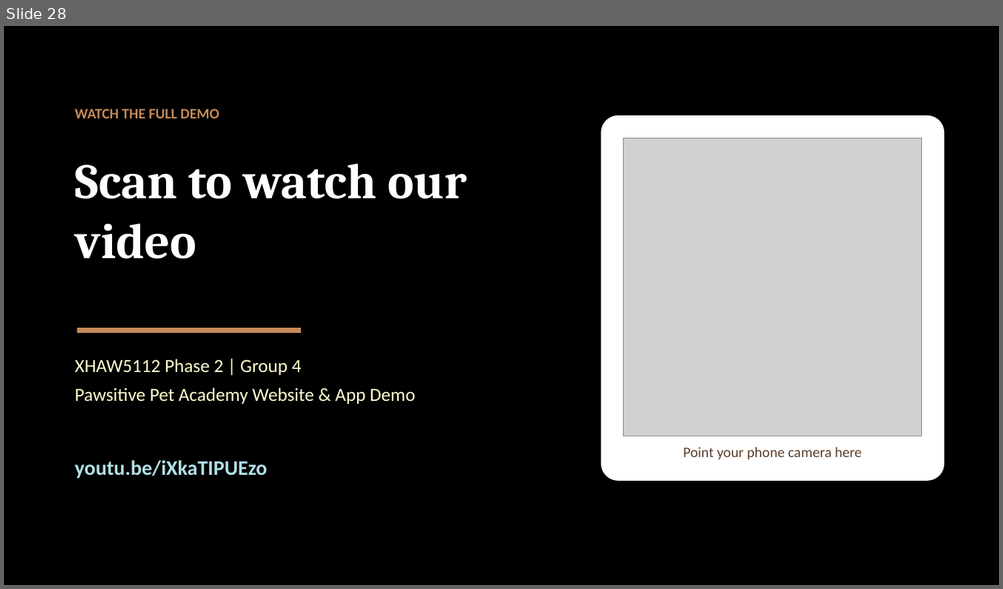
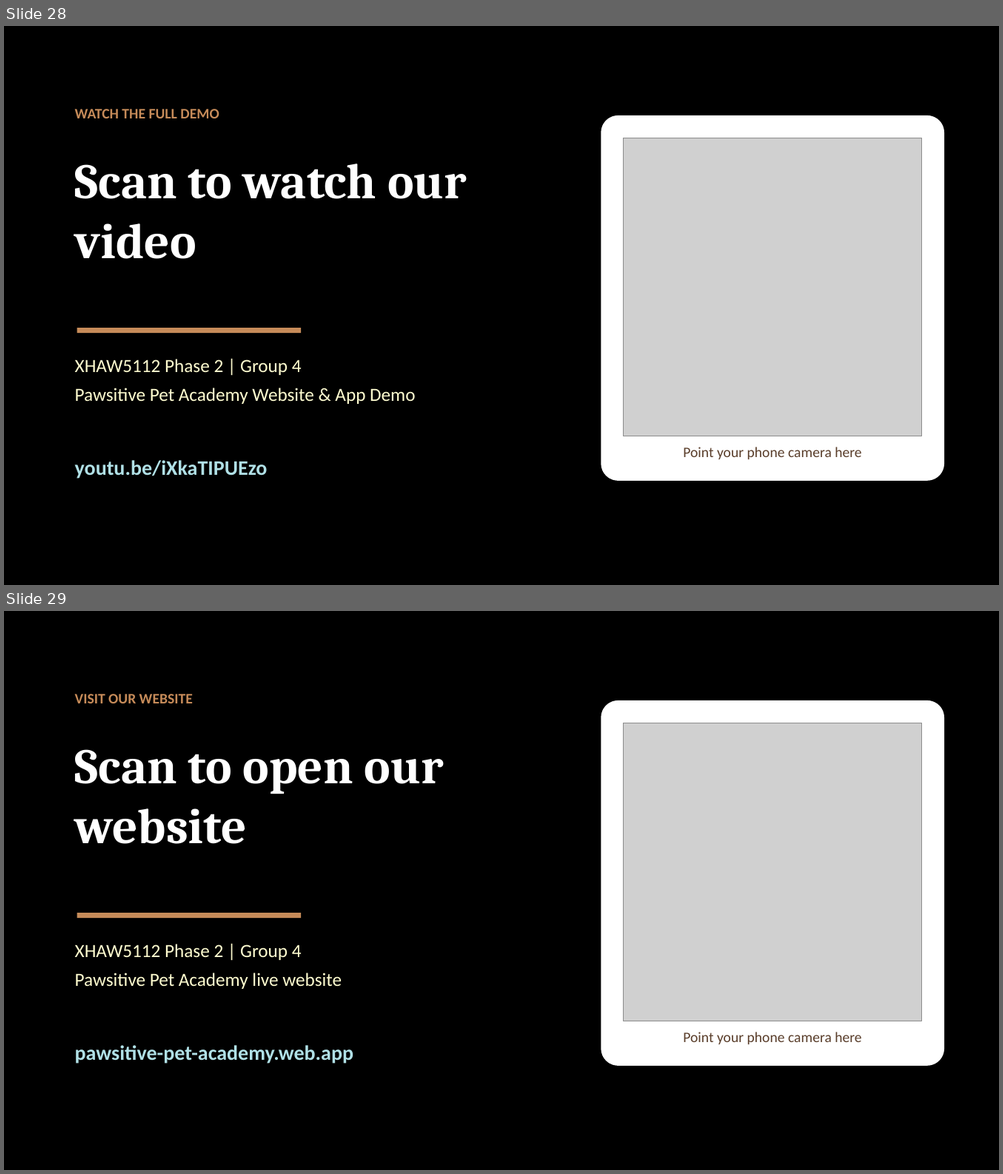
Before and after one commit to Mozamotala/Pawsitive, a slide deck: Pawsitive_Full_Presentation_v11.pptx. Shown one above the other, each under a label of ours: slide 28 before the commit, slides 28 and 29 after it. The pictures are 1003x589 and 1003x1174 pixels, drawn with LibreOffice and Linux fonts; fonts in the diff are those of the drawing; grey boxes stand for pictures. Boxes give left, top, right and bottom in pixels: in the first picture for what was removed or moved away, otherwise in the second. Text is boxed around its words. In the diff, an @@ line names an element or a change of style, - is before the commit and + after.

```diff
--- a/Pawsitive_Full_Presentation_v11.pptx
+++ b/Pawsitive_Full_Presentation_v11.pptx
@@ slide 29 added at (4,611,999,1170), background #000000 @@
@@ text added at (75,694,193,703), 14 pt, text #C68B59, bold @@
+VISIT OUR WEBSITE
@@ rounded rectangle added at (601,701,944,1066), fill #FFFFFF @@
@@ picture added at (623,723,922,1022) @@
@@ text added at (75,749,444,844), 48 pt, text #FFFFFF, bold @@
+Scan to open our website
@@ rectangle added at (77,913,301,918), fill #C68B59 @@
@@ text added at (75,944,341,989), 18 pt, text #FFFDD0 @@
+XHAW5112 Phase 2 | Group 4
+Pawsitive Pet Academy live website
@@ text added at (683,1032,861,1045), 14 pt, text #5A3E2B @@
+Point your phone camera here
@@ text added at (75,1045,353,1064), 20 pt, text #B0E0E6, bold @@
+pawsitive-pet-academy.web.app
```
Also in this commit, not shown: 1 other file.
